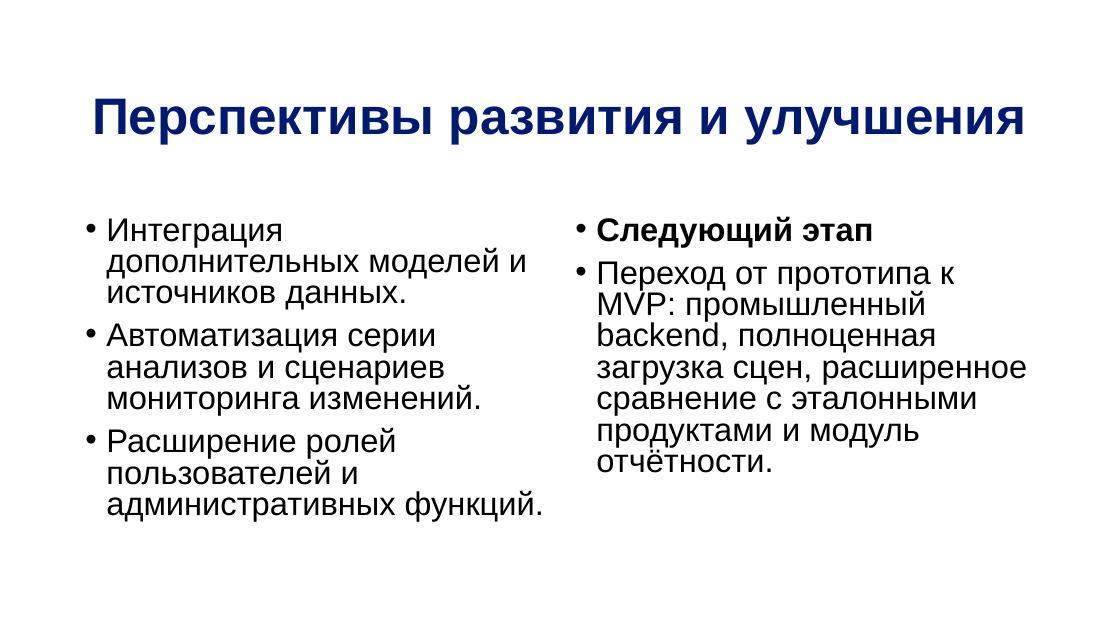
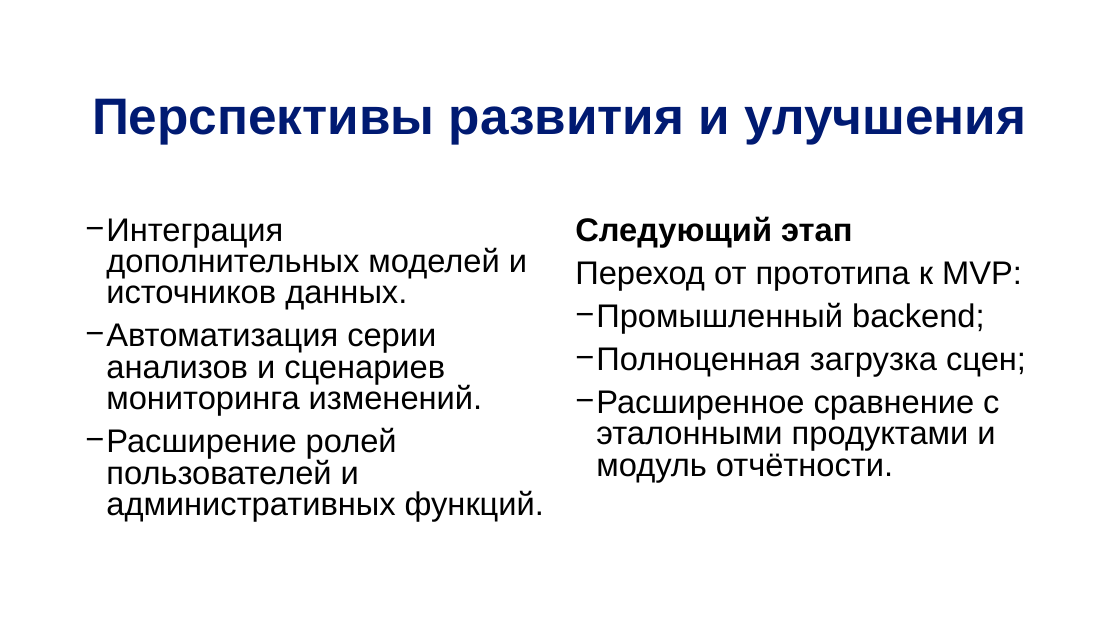
Before and after one commit to DinRazar/ispm, a slide deck: slide 11 of Работа_10_Этоговая преза УПИС.pptx (slide 9 before the commit). Drawn at 1120x630 pixels with LibreOffice and Linux fonts; fonts in the diff are those of the drawing; background and template pictures are left out. Boxes give left, top, right and bottom in pixels: in the first picture for what was removed or moved away, otherwise in the second. Text is boxed around its words. In the diff, an @@ line names an element or a change of style, - is before the commit and + after.

```diff
--- a/Работа_10_Этоговая преза УПИС.pptx
+++ b/Работа_10_Этоговая преза УПИС.pptx
@@ text "Интеграция дополнительных моделей и источников ..." at (106, 218, 544, 521): bullet • to − @@
@@ text at (575, 216, 852, 246): bullet • to none @@
@@ text at (575, 261, 1026, 481): text changed @@
-• Переход от прототипа к MVP: промышленный backend, полноценная загрузка сцен, расширенное сравнение с эталонными продуктами и модуль отчётности.
+Переход от прототипа к MVP:
+− Промышленный backend;
+− Полноценная загрузка сцен;
+− Расширенное сравнение с эталонными продуктами и модуль отчётности.
```
Also in this commit, not shown: 7 other slides changed, 2 slides added.
